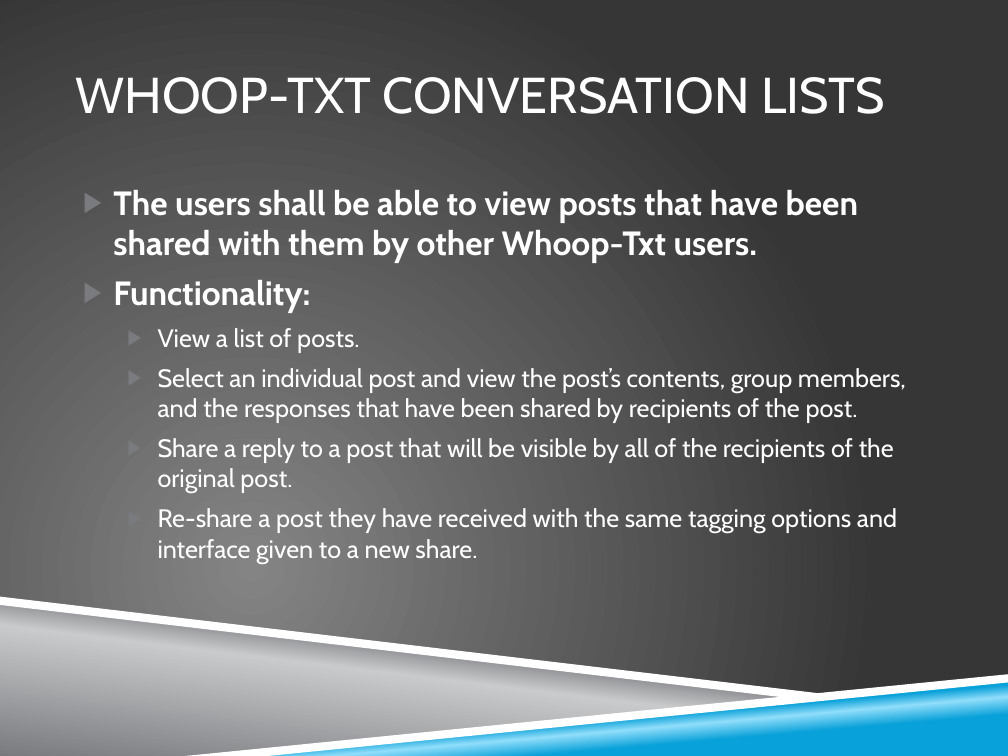
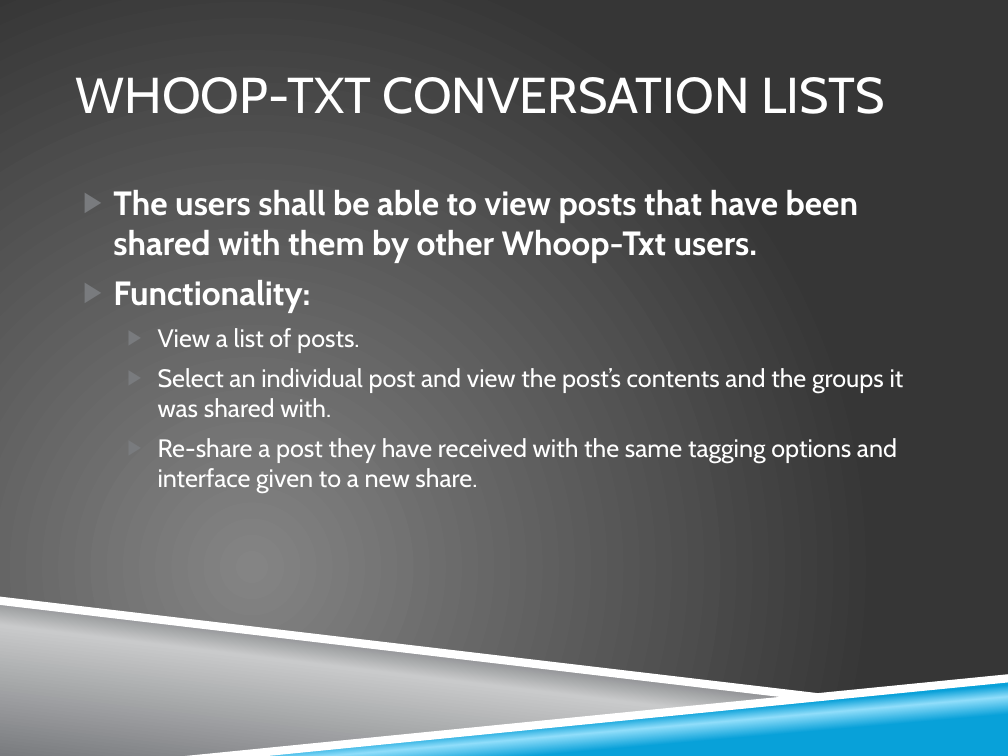
Before and after one commit to zkhalapyan/whoop-txt, a slide deck: slide 6 of doc/final_presentation.pptx. Drawn at 1008x756 pixels with LibreOffice and Linux fonts; fonts in the diff are those of the drawing; background and template pictures are left out. Boxes give left, top, right and bottom in pixels: in the first picture for what was removed or moved away, otherwise in the second. Text is boxed around its words. In the diff, an @@ line names an element or a change of style, - is before the commit and + after.

```diff
--- a/doc/final_presentation.pptx
+++ b/doc/final_presentation.pptx
@@ text at (158,368,904,417): text changed @@
-  ▶ Select an individual post and view the post’s contents, group members, and the responses that have been shared by recipients of the post.
-  ▶ Share a reply to a post that will be visible by all of the recipients of the original post.
+  ▶ Select an individual post and view the post’s contents and the groups it was shared with.
```
Also in this commit, not shown: 9 other slides changed, 3 slides added.
